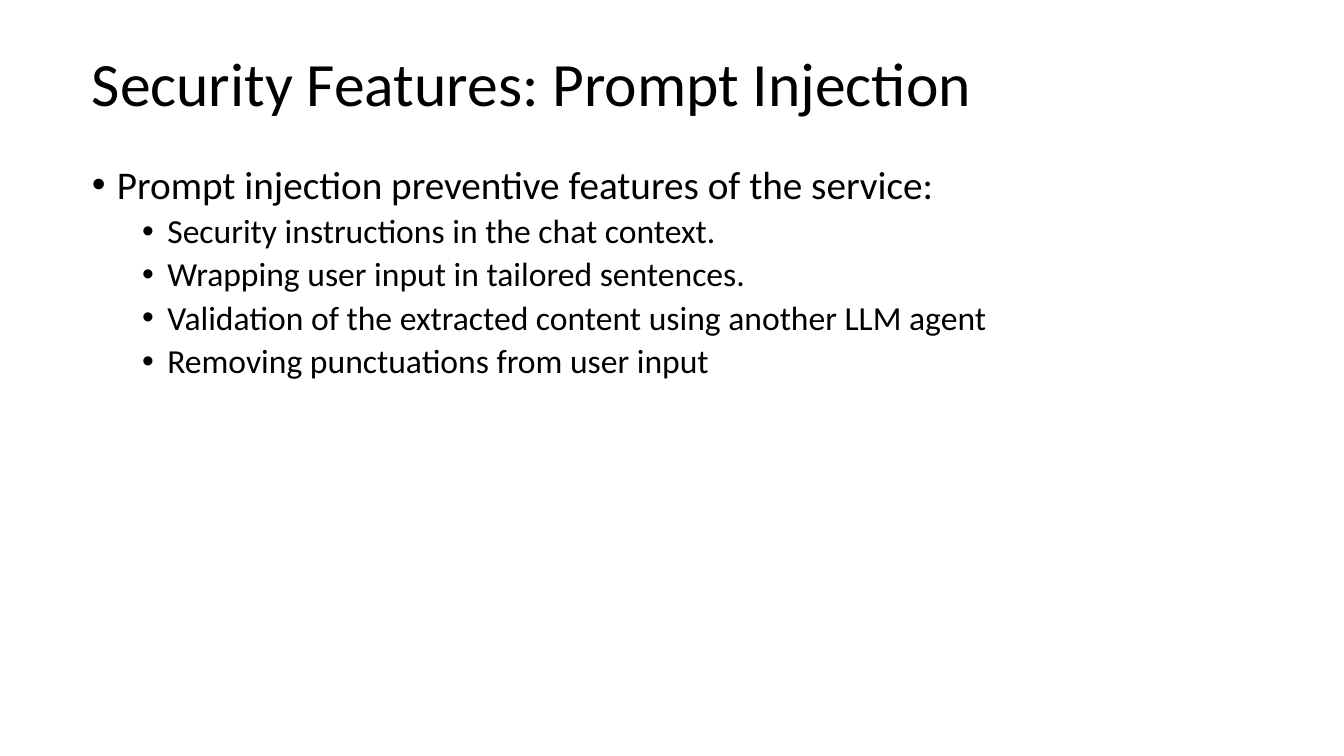
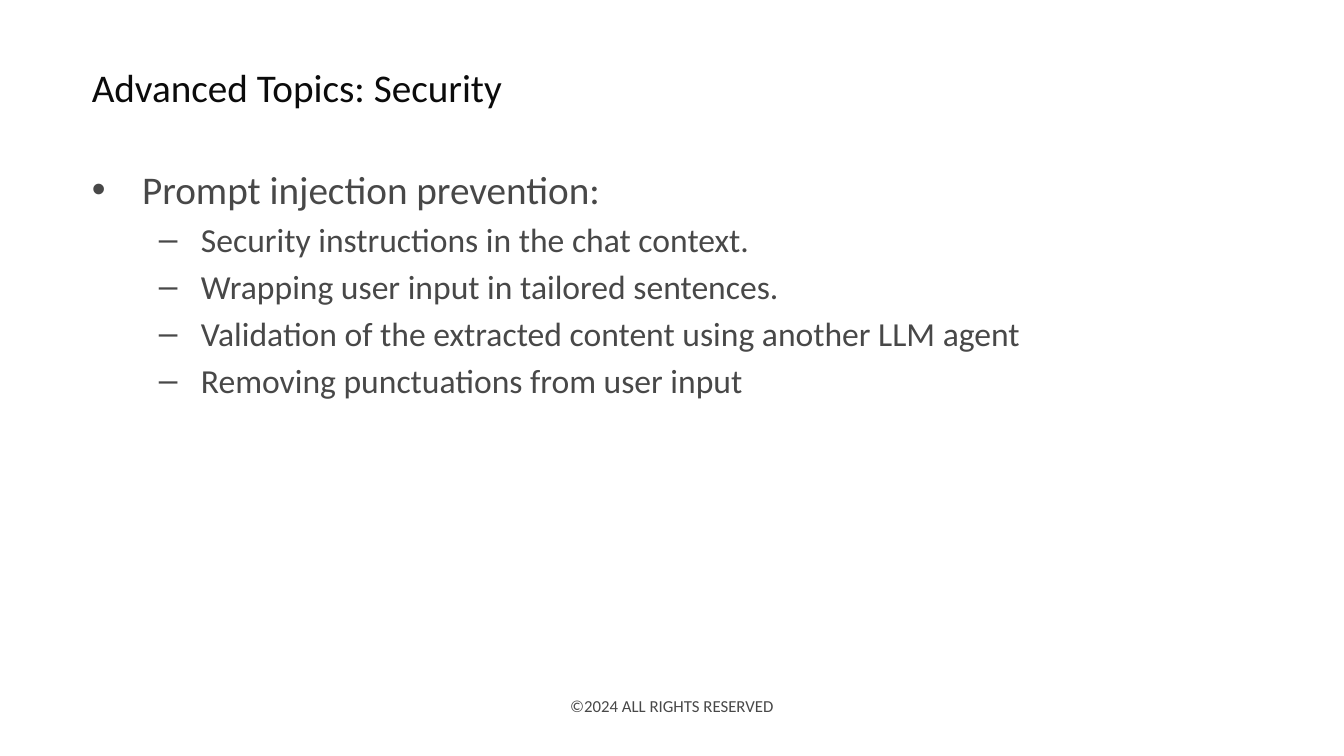
Before and after one commit to deepnetworkgmbh/generative-ai, a slide deck: slide 16 of recipe_generation/Presentation.pptx. Drawn at 1344x756 pixels with LibreOffice and Linux fonts; fonts in the diff are those of the drawing; background and template pictures are left out. Boxes give left, top, right and bottom in pixels: in the first picture for what was removed or moved away, otherwise in the second. Text is boxed around its words. In the diff, an @@ line names an element or a change of style, - is before the commit and + after.

```diff
--- a/recipe_generation/Presentation.pptx
+++ b/recipe_generation/Presentation.pptx
@@ title at bbox=[92, 74, 502, 109]: text changed; size 44 to 28 pt; text colour #000000 to #0B0B0B @@
-Security Features: Prompt Injection
+Advanced Topics: Security
@@ text at bbox=[142, 177, 599, 211]: text changed; text colour #000000 to #484848 @@
-• Prompt injection preventive features of the service:
+• Prompt injection prevention:
@@ text at bbox=[201, 228, 1020, 399]: text colour #000000 to #484848 in "Security instructions in the chat context.", "Wrapping user input in tailored sentences.", "Validation of the extracted content using another ...", "Removing punctuations from user input"; bullet • to –; line spacing 0.9 to 1 @@
@@ text added at bbox=[570, 700, 773, 712], 12 pt, text #484848 @@
+©2024 ALL RIGHTS RESERVED
```
Also in this commit, not shown: 16 other slides changed, 4 slides added, 3 slides removed, 1 other file.
